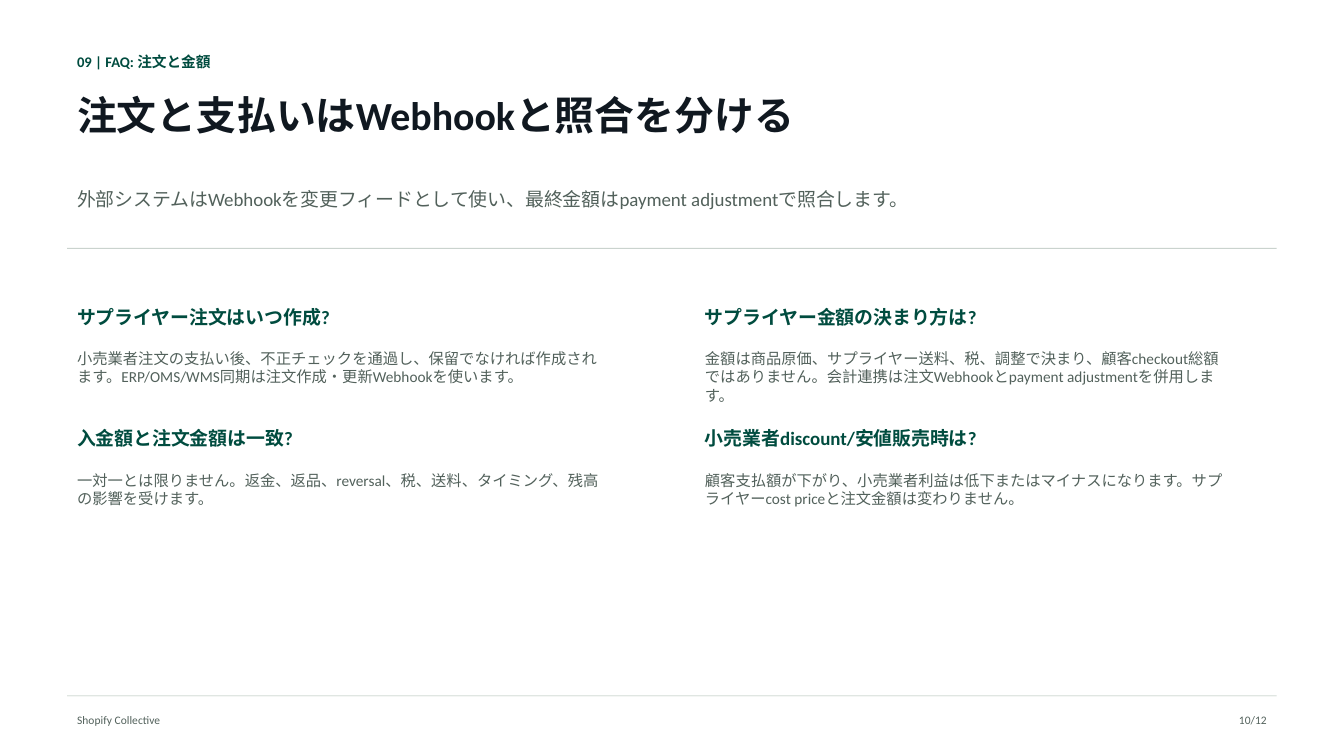
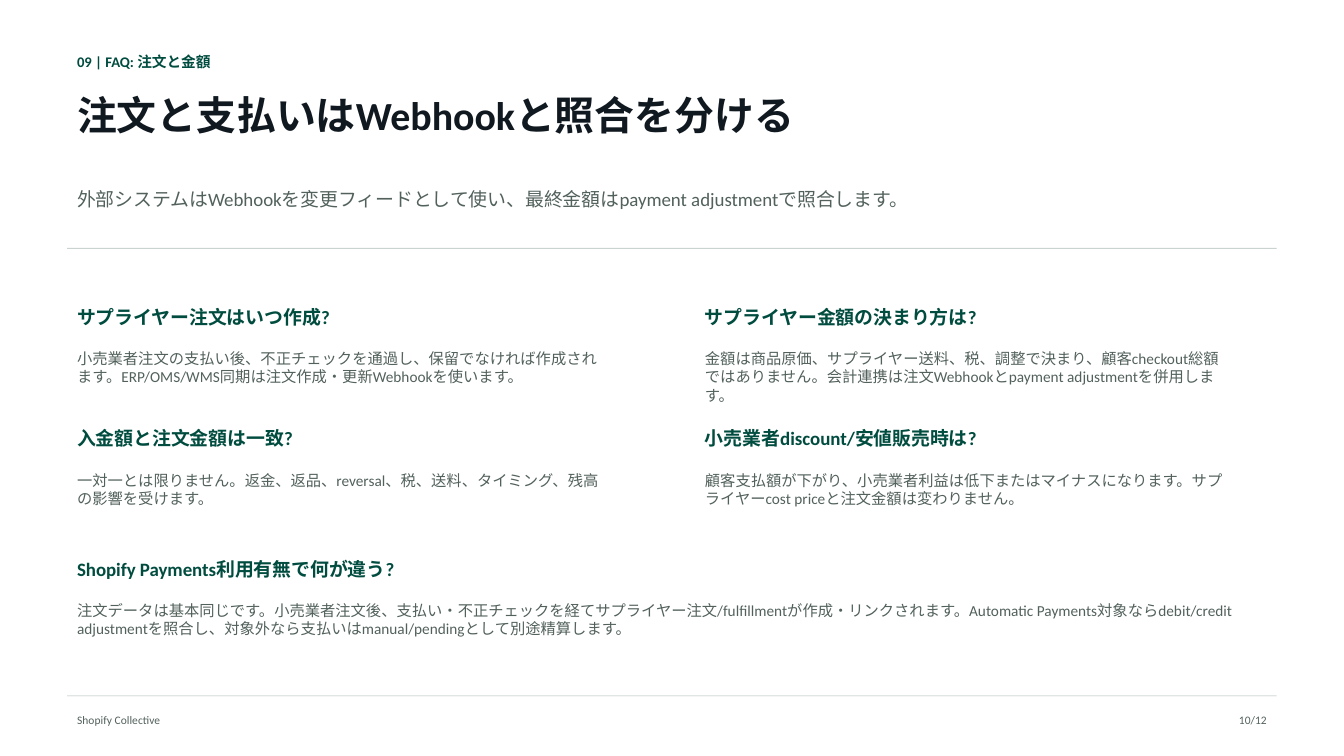
Before and after one commit to shopify-apac-ts/shopify-technical-docs, a slide deck: slide 10 of products/shopify-collective/ja/shopify-collective-architecture-ja.pptx. Drawn at 1344x756 pixels with LibreOffice and Linux fonts; fonts in the diff are those of the drawing. Boxes give left, top, right and bottom in pixels: in the first picture for what was removed or moved away, otherwise in the second. Text is boxed around its words. In the diff, an @@ line names an element or a change of style, - is before the commit and + after.

Commit message:
Add Collective Shopify Payments FAQ

```diff
--- a/products/shopify-collective/ja/shopify-collective-architecture-ja.pptx
+++ b/products/shopify-collective/ja/shopify-collective-architecture-ja.pptx
@@ text added at (77, 560, 394, 579), 13.5 pt, text #004C3F, bold @@
+Shopify Payments利用有無で何が違う?
@@ text added at (77, 603, 1232, 637), 10.9 pt, text #52615B @@
+注文データは基本同じです。小売業者注文後、支払い・不正チェックを経てサプライヤー注文/fulfillmentが作成・リンクされます。Automatic Payments対象ならdebit/credit adjustmentを照合し、対象外なら支払いはmanual/pendingとして別途精算します。
```
Also in this commit, not shown: 4 other files.
